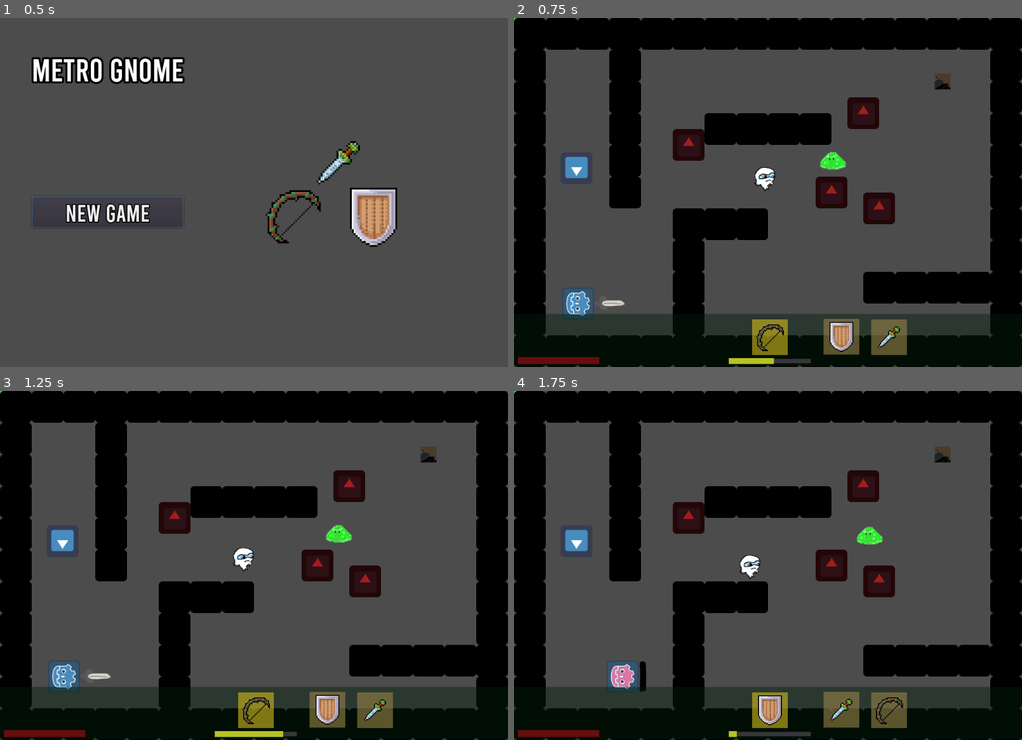
Above: before the commit, frames 1-4 (two rows, left to right).
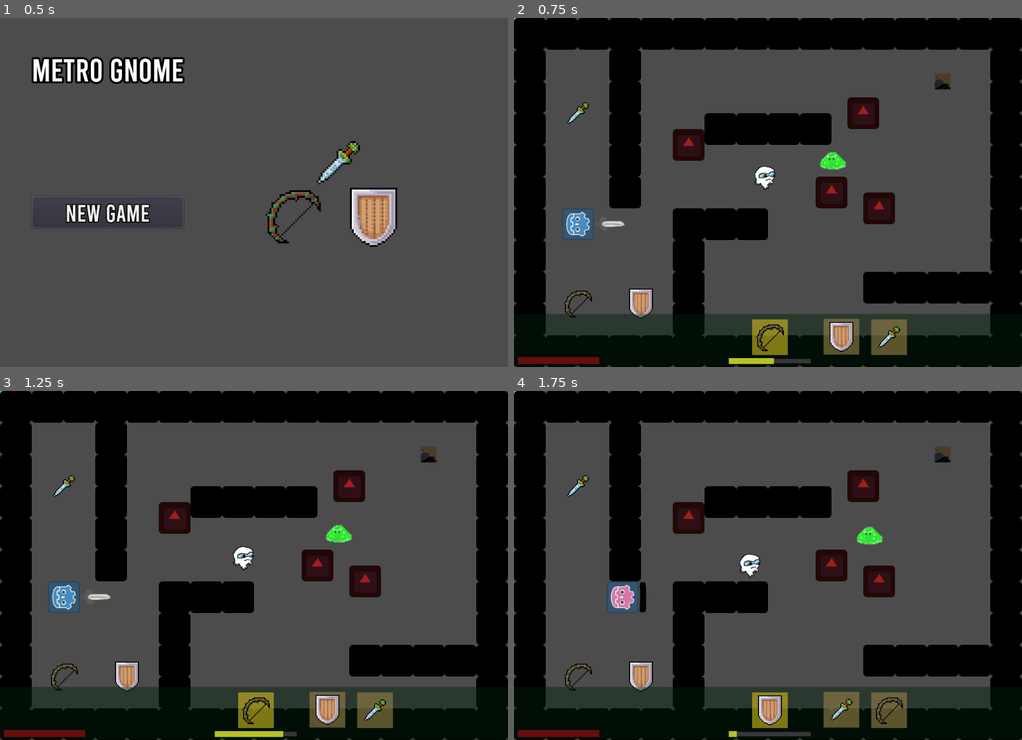
Above: after the commit, the same moments.

Repository: mfurtak/gmtk-game-jam-2019
Game: Godot game, scene res://menus/MainMenu.tscn
Same seed, same stepped clock (60 frames per second), same inputs: the game is played once before the commit and once after it. The engine's default icon, where the game draws it, is replaced by a stand-in: a white triangle on a blue panel in a dark square.
Inputs:
- Up to frame 1 (0.5 s): no input
- Up to frame 2 (0.75 s): click "New Game" at 0.5 s
- Up to frame 3 (1.25 s): no input
- Up to frame 4 (1.75 s): hold Right (ui_right) from 1.28 s (still down); tap Space (ui_select) at 1.52 s

Frame 1 is identical in both runs. In frame 2, 2.0% of the frame differs, in the area x 9-52%, y 24-86%; in frame 3, 2.0%, in the area x 9-50%, y 24-86%; in frame 4, 2.0%.

Commit message:
Fix pickups to have unique icons

Diff:
--- a/gmtk-godot/Level1.tscn
+++ b/gmtk-godot/Level1.tscn
@@ -1,12 +1,15 @@
-[gd_scene load_steps=8 format=2]
+[gd_scene load_steps=11 format=2]
 
 [ext_resource path="res://Exit.tscn" type="PackedScene" id=1]
 [ext_resource path="res://Blob.tscn" type="PackedScene" id=2]
 [ext_resource path="res://Thwomp.tscn" type="PackedScene" id=3]
 [ext_resource path="res://Ghostie.tscn" type="PackedScene" id=4]
 [ext_resource path="res://Pickup.tscn" type="PackedScene" id=5]
-[ext_resource path="res://PlayerSpawn.tscn" type="PackedScene" id=6]
-[ext_resource path="res://simple_tileset.tres" type="TileSet" id=7]
+[ext_resource path="res://sprites/shield.png" type="Texture" id=6]
+[ext_resource path="res://sprites/sword.png" type="Texture" id=7]
+[ext_resource path="res://sprites/bow.png" type="Texture" id=8]
+[ext_resource path="res://PlayerSpawn.tscn" type="PackedScene" id=9]
+[ext_resource path="res://simple_tileset.tres" type="TileSet" id=10]
 
 [node name="Level1" type="Node2D"]
 
@@ -31,26 +34,26 @@
 position = Vector2( 512, 320 )
 
 [node name="Pickups" type="Node" parent="."]
-editor/display_folded = true
 
 [node name="ShieldPickup" parent="Pickups" instance=ExtResource( 5 )]
-visible = false
-position = Vector2( 129.062, 383.974 )
+position = Vector2( 256, 576 )
+item_image = ExtResource( 6 )
 
 [node name="SwordPickup" parent="Pickups" instance=ExtResource( 5 )]
-visible = false
-position = Vector2( 64.2627, 66.4053 )
+position = Vector2( 129.062, 192 )
+item_image = ExtResource( 7 )
 
 [node name="BowPickup" parent="Pickups" instance=ExtResource( 5 )]
-position = Vector2( 126.384, 303.109 )
+position = Vector2( 129.062, 576 )
+item_image = ExtResource( 8 )
 
 [node name="Pickup" parent="Pickups" instance=ExtResource( 5 )]
 visible = false
 
-[node name="PlayerSpawn" parent="." instance=ExtResource( 6 )]
-position = Vector2( 129.062, 576 )
+[node name="PlayerSpawn" parent="." instance=ExtResource( 9 )]
+position = Vector2( 129.062, 416 )
 
 [node name="TileMap" type="TileMap" parent="."]
-tile_set = ExtResource( 7 )
+tile_set = ExtResource( 10 )
 format = 1
 tile_data = PoolIntArray( 0, 0, 0, 1, 0, 0, 2, 0, 0, 3, 0, 0, 4, 0, 0, 5, 0, 0, 6, 0, 0, 7, 0, 0, 8, 0, 0, 9, 0, 0, 10, …(796 unchanged characters)…
--- a/gmtk-godot/Main.gd
+++ b/gmtk-godot/Main.gd
@@ -32,8 +32,8 @@
 	print(next_level)
 	initialize_level(next_level)
 
-func _on_shake_requested():
-	$Camera2D/ScreenShake.start()
+func _on_shake_requested(duration = 0.2, frequency = 15, amplitude = 16):
+	$Camera2D/ScreenShake.start(duration, frequency, amplitude)
 
 func _on_game_over():
 	get_tree().change_scene("res://GameOver.tscn")
--- a/gmtk-godot/Pickup.gd
+++ b/gmtk-godot/Pickup.gd
@@ -1,8 +1,10 @@
 extends Area2D
+
+export(Texture) var item_image
 
 # Called when the node enters the scene tree for the first time.
 func _ready():
-	pass # Replace with function body.
+	$icon.texture = item_image
 
 func _physics_process(delta):
 	var bodies = get_overlapping_bodies()
--- a/gmtk-godot/Pickup.tscn
+++ b/gmtk-godot/Pickup.tscn
@@ -1,7 +1,6 @@
-[gd_scene load_steps=4 format=2]
+[gd_scene load_steps=3 format=2]
 
 [ext_resource path="res://Pickup.gd" type="Script" id=1]
-[ext_resource path="res://icon.png" type="Texture" id=2]
 
 [sub_resource type="RectangleShape2D" id=1]
 extents = Vector2( 32, 32 )
@@ -14,5 +13,4 @@
 shape = SubResource( 1 )
 
 [node name="icon" type="Sprite" parent="."]
-rotation = -3.14159
-texture = ExtResource( 2 )
+scale = Vector2( 2, 2 )
--- a/gmtk-godot/Player.gd
+++ b/gmtk-godot/Player.gd
@@ -112,20 +112,23 @@
 	$ItemSwapTimer.wait_time = item_duration
 	_render()
 
-func on_player_attacked():
+func on_player_attacked(damage = 1):
+	var should_shake = true
 	match current_item:
 		Items.SWORD:
-			current_health = max(MIN_HEALTH, current_health - 1)
-		Items.BOW:
-			current_health = max(MIN_HEALTH, current_health - 1)
-		Items.SHIELD:
-			pass
+			current_health = max(MIN_HEALTH, current_health - damage)
+		Items.BOW:
+			current_health = max(MIN_HEALTH, current_health - damage)
+		Items.SHIELD:
+			should_shake = false
 		_:
 			print("spillover in get_item_name")
 
-	#TODO send enemy to death scene
 	if (current_health <= 0 && !is_dead):
-		on_death();
+		emit_signal("shake_requested", 0.3, 2)
+		on_death()
+	elif should_shake:
+		emit_signal("shake_requested", 0.2, 15, damage)
 
 func _on_attack():
 	match current_item:
